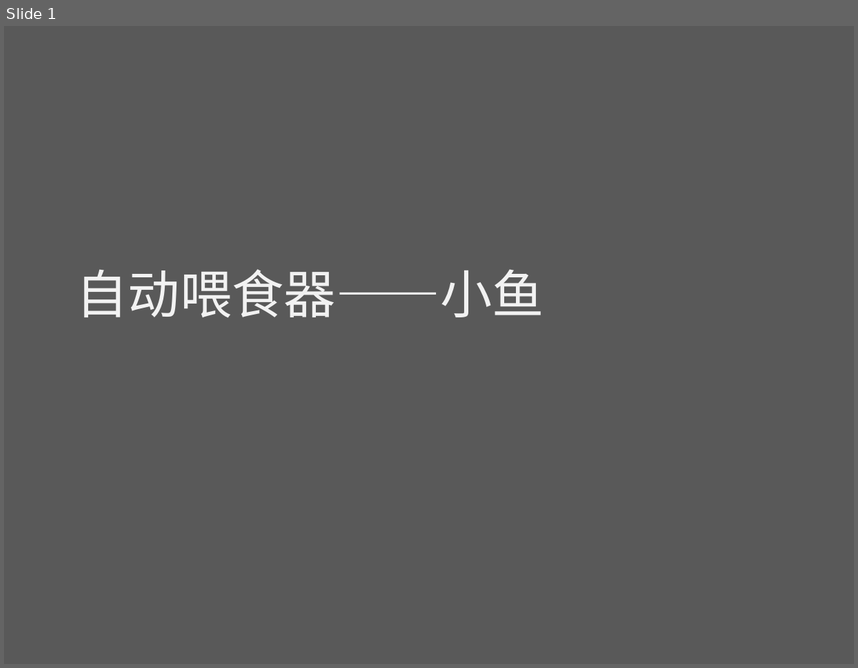
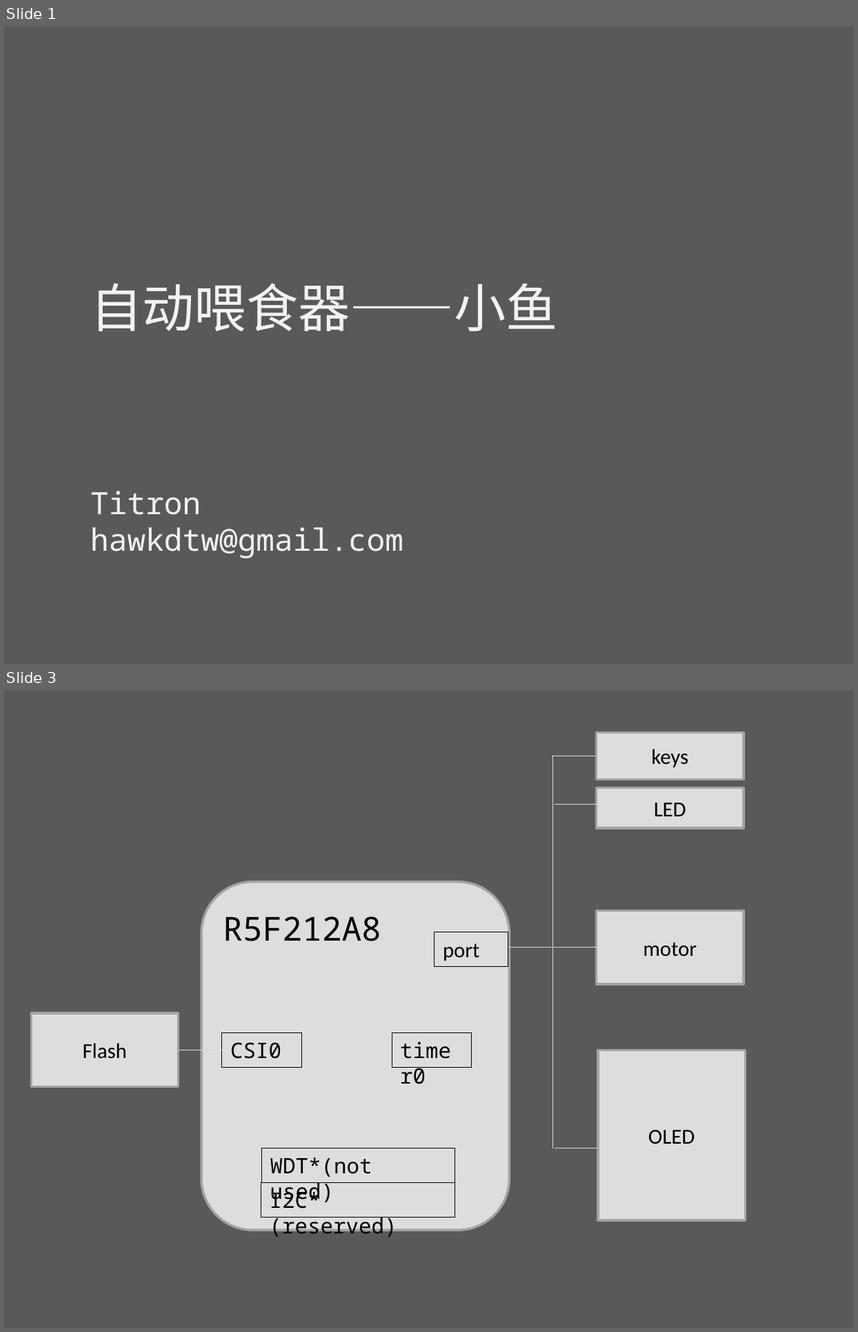
Before and after one commit to titron/AutoFeeder, a slide deck: docs/功能简介.pptx. Shown one above the other, each under a label of ours: slide 1 before the commit, slides 1 and 3 after it; the slides between them are not shown. The pictures are 858x668 and 858x1332 pixels, drawn with LibreOffice and Linux fonts; fonts in the diff are those of the drawing. Boxes give left, top, right and bottom in pixels: in the first picture for what was removed or moved away, otherwise in the second. Text is boxed around its words. In the diff, an @@ line names an element or a change of style, - is before the commit and + after.

Commit message:
current time bar position changed; system struture added on spec.ppt.

```diff
--- a/docs/功能简介.pptx
+++ b/docs/功能简介.pptx
@@ slide 3 added at [4, 690, 854, 1328], background #595959 @@
@@ rectangle added at [597, 733, 744, 779], fill #DDDDDD, outline #A3A3A3 2 pt, 18 pt, text #000000 @@
+keys
@@ line added from (551, 756) to (595, 756), #D8D8D8 0.75 pt @@
@@ line added from (553, 756) to (553, 1148), #D8D8D8 0.75 pt @@
@@ rectangle added at [597, 788, 744, 828], fill #DDDDDD, outline #A3A3A3 2 pt, 18 pt, text #000000 @@
+LED
@@ line added from (555, 804) to (598, 804), #D8D8D8 0.75 pt @@
@@ rounded rectangle added at [201, 881, 509, 1229], fill #DDDDDD, outline #A3A3A3 2 pt @@
@@ text added at [223, 916, 381, 941], 28 pt, text #000000 @@
+R5F212A8
@@ rectangle added at [597, 910, 744, 984], fill #DDDDDD, outline #A3A3A3 2 pt, 18 pt, text #000000 @@
+motor
@@ rectangle added at [434, 931, 508, 965], outline #000000 0.75 pt, 18 pt, text #000000 @@
+port
@@ line added from (508, 947) to (551, 947), #D8D8D8 0.75 pt @@
@@ line added from (553, 947) to (597, 947), #D8D8D8 0.75 pt @@
@@ rectangle added at [31, 1013, 179, 1087], fill #DDDDDD, outline #A3A3A3 2 pt, 18 pt, text #000000 @@
+Flash
@@ rectangle added at [221, 1032, 301, 1067], outline #000000 0.75 pt, 18 pt, text #000000 @@
+CSI0
@@ rectangle added at [392, 1032, 472, 1067], outline #000000 0.75 pt, 18 pt, text #000000 @@
+timer0
@@ line added from (179, 1049) to (221, 1049), #D8D8D8 0.75 pt @@
@@ rectangle added at [598, 1049, 745, 1220], fill #DDDDDD, outline #A3A3A3 2 pt, 18 pt, text #000000 @@
+OLED
@@ rectangle added at [261, 1148, 455, 1182], outline #000000 0.75 pt, 18 pt, text #000000 @@
+WDT*(not used)
@@ line added from (555, 1148) to (598, 1148), #D8D8D8 0.75 pt @@
@@ rectangle added at [261, 1182, 455, 1216], outline #000000 0.75 pt, 18 pt, text #000000 @@
+I2C* (reserved)
@@ slide 1 changed as well @@
@@ text "自动喂食器——小鱼": place and size @@
-text "自动喂食器——小鱼" at [76, 269, 544, 318]
+text "自动喂食器——小鱼" at [90, 283, 558, 332]
@@ title added at [90, 490, 404, 558], 26 pt, text #F2F2F2 @@
+Titron
+hawkdtw@gmail.com
```
Also in this commit, not shown: 1 other slide changed, 4 other files.
